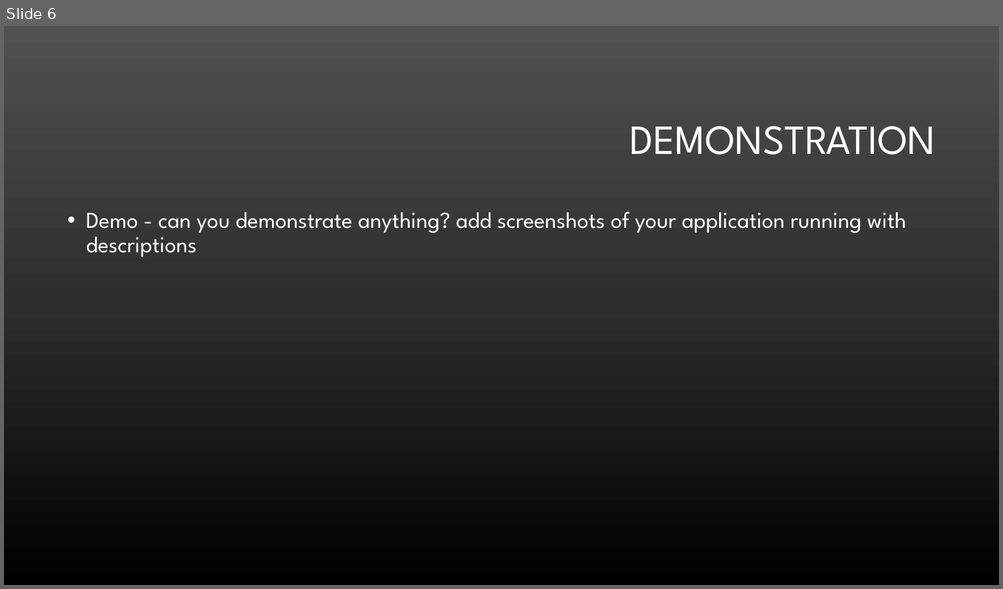
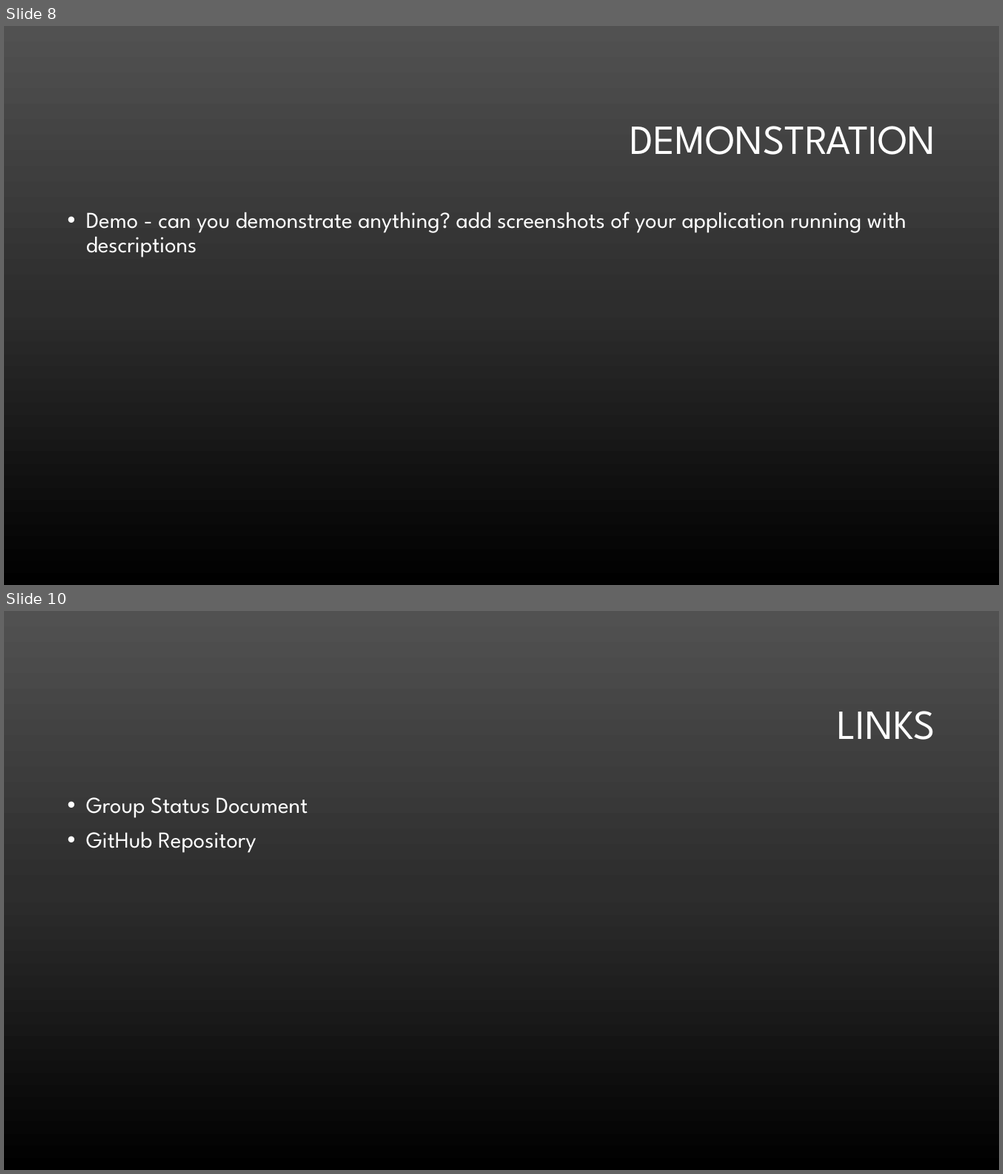
Before and after one commit to kTeaBear/Malice-in-Pyland, a slide deck: CST205 - Final Project Powerpoint.pptx. Shown one above the other, each under a label of ours: slide 6 before the commit, slides 8 and 10 after it; the slides between them are not shown. The pictures are 1003x589 and 1003x1174 pixels, drawn with LibreOffice and Linux fonts; fonts in the diff are those of the drawing; background and template pictures are left out. Boxes give left, top, right and bottom in pixels: in the first picture for what was removed or moved away, otherwise in the second. Text is boxed around its words. In the diff, an @@ line names an element or a change of style, - is before the commit and + after.

```diff
--- a/CST205 - Final Project Powerpoint.pptx
+++ b/CST205 - Final Project Powerpoint.pptx
@@ slide 10 added at [4, 611, 999, 1170], background gradient #515151 to #2E2E2E to #000000 @@
@@ title added at [836, 711, 935, 740], 40 pt, text #FFFFFF @@
+LINKS
@@ text added at [86, 797, 307, 853], 22 pt, text #FFFFFF @@
+• Group Status Document
+• GitHub Repository
@@ what was slide 6 is now slide 8 @@
```
Also in this commit, not shown: 2 slides changed, 2 other slides added.
